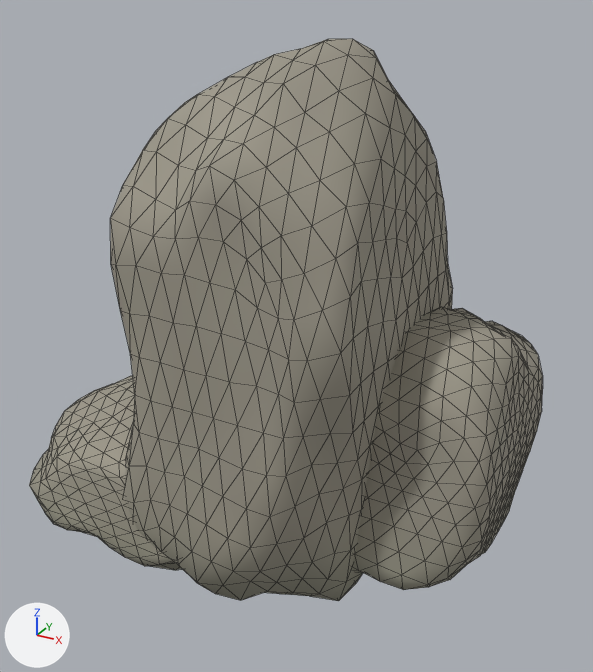
One commit to the glTF model public/art/campaign/art-sample/outcrop-1.glb: the scene before it, then after it.
Both versions are drawn from a 50 mm camera at (1.53, -2.73, 2.17) aimed at (0.02, 0.02, 0.8). Every picture has the same lights, and +X, +Y and +Z are marked at lower left. The older version comes first. Mesh edges are drawn as thin lines. Vertices at exactly the same position are counted once.

Names of what the first picture shows: 'Weathered outcrop 1'.
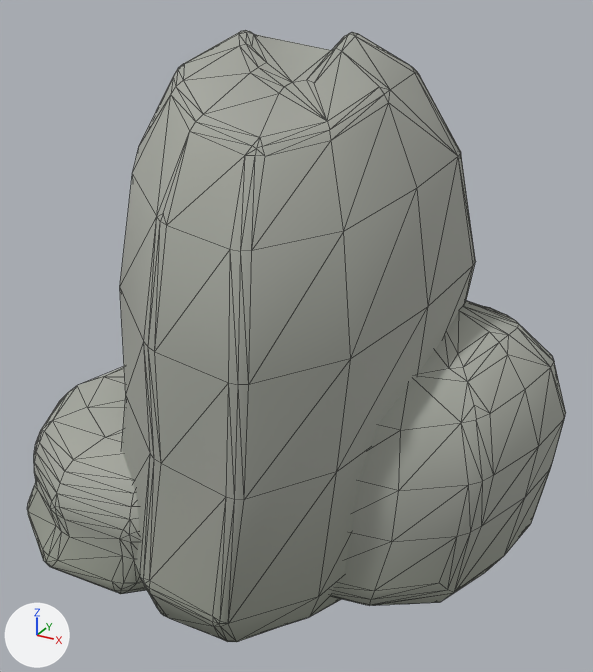
Edits to the scene script, one JSON object a line:
```json
{"block": "me_icosphere_003", "where": "# used by ob_weathered_outcrop_1; location = (0.0, 0.0, 0.0)"}
{"op": "remove", "block": "me_icosphere_003", "code": "me_icosphere_003.from_pydata(...)  # 1926 vertices, 3840 faces; spans x -1.21..0.94, y -0.64..0.84, z -0.22..1.97"}
{"op": "add", "block": "me_icosphere_003", "code": "me_icosphere_003.from_pydata(...)  # 852 vertices, 1692 faces; spans x -1.22..1.08, y -0.81..0.78, z -0.23..1.99"}
{"block": "me_icosphere_003", "change": "me_icosphere_003 part 1: the loose piece of 642 vertices spanning x -0.65..0.51, y -0.64..0.84, z -0.22..1.97 is rebuilt with 287 vertices and now spans x -0.71..0.68, y -0.81..0.76, z -0.23..1.99"}
{"block": "me_icosphere_003", "change": "me_icosphere_003 part 2: the loose piece of 642 vertices spanning x -0.21..0.94, y -0.29..0.82, z -0.16..0.95 is rebuilt with 234 vertices and now spans x -0.17..1.08, y -0.43..0.78, z -0.17..1.0"}
{"block": "me_icosphere_003", "change": "me_icosphere_003 part 3: the loose piece of 642 vertices spanning x -1.21..0.1, y -0.64..0.6, z -0.17..0.51 is rebuilt with 331 vertices and now spans x -1.22..0.3, y -0.79..0.58, z -0.18..0.54"}
```

Where the change shows, as pixel boxes [x1, y1, x2, y2] in the pictures (593 x 672 px):
```json
{"object": "Weathered outcrop 1", "change": "reshaped", "before": [29, 39, 543, 601], "after": [27, 30, 566, 642], "on screen": "9% taller"}
{"part": 1, "of": "me_icosphere_003", "change": "rebuilt", "before": [110, 39, 453, 601], "after": [120, 30, 476, 642], "on screen": "9% taller"}
{"part": 2, "of": "me_icosphere_003", "change": "rebuilt", "before": [352, 307, 543, 590], "after": [331, 301, 566, 606]}
{"part": 3, "of": "me_icosphere_003", "change": "rebuilt", "before": [29, 376, 182, 570], "after": [27, 366, 146, 594]}
```
